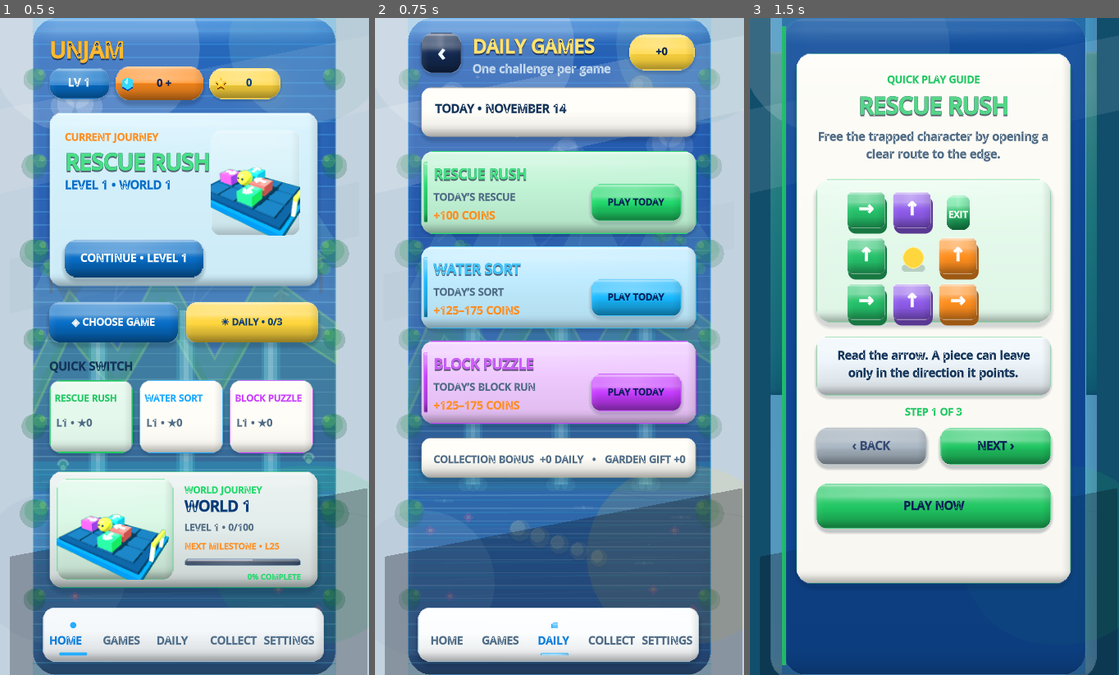
Above: before the commit, frames 1-3 (left to right).
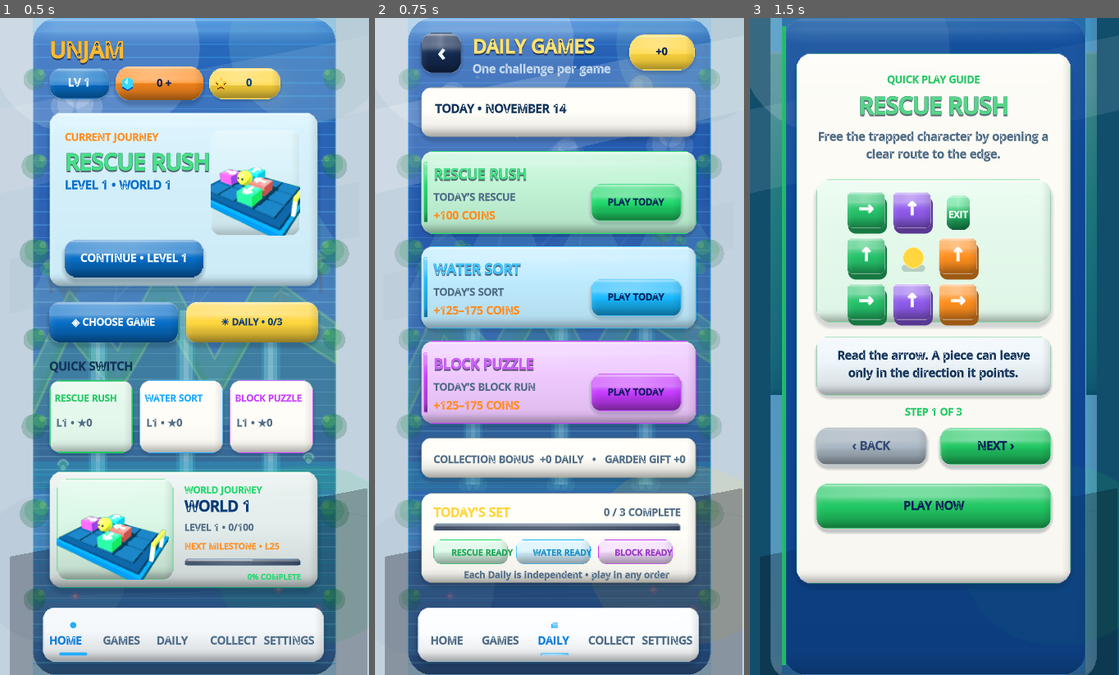
Above: after the commit, the same moments.

Repository: eghosa001/unjam
Game: Godot game, scene res://scenes/Main.tscn
The game is run twice, just before and just after one commit, with the same random seed, the same clock (stepped at 60 frames per second) and the same inputs.
Inputs:
- Up to frame 1 (0.5 s): no input
- Up to frame 2 (0.75 s): click "☀ DAILY • 0/3" at 0.5 s
- Up to frame 3 (1.5 s): click "PLAY TODAY" at 1.25 s

Frame 1 is identical in both runs. In frame 2, 10% of the frame differs, in the area x 12-88%, y 72-86%; in frame 3, nothing differs.

Commit message:
Use Daily dead space for independent progress panel

Diff:
--- a/scripts/ui/premium_main_casual.gd
+++ b/scripts/ui/premium_main_casual.gd
@@ -467,7 +467,55 @@
 		12,
 		FIGMA_MUTED
 	)
+	_figma_daily_progress(canvas)
 	_figma_bottom_nav(canvas, "daily")
+
+func _figma_daily_progress(canvas: Control) -> void:
+	var done_count := 0
+	for game_id in MultiGameManager.GAME_IDS:
+		if _daily_done(game_id):
+			done_count += 1
+
+	_figma_card(canvas, "DailyProgress", Rect2(17,610,354,116), Color("#fffef8"), Color(1.0,0.847,0.55,0.32), 18)
+	_figma_text(canvas, "TODAY'S SET", Rect2(33,624,150,18), 15, FIGMA_GOLD)
+	var count := _figma_text(canvas, "%d / 3 COMPLETE" % done_count, Rect2(226,624,125,18), 12, FIGMA_MUTED, true)
+	count.horizontal_alignment = HORIZONTAL_ALIGNMENT_RIGHT
+
+	var progress := ProgressBar.new()
+	progress.name = "DailyProgressBar"
+	progress.show_percentage = false
+	progress.min_value = 0
+	progress.max_value = 3
+	progress.value = done_count
+	progress.add_theme_stylebox_override("background", FigmaReferenceCanvas.rounded_gradient3(Color("#132642"), Color("#091a34"), Color("#051126"), 6, Color(0.38,0.58,0.78,0.55), 1.0, 0.50))
+	progress.add_theme_stylebox_override("fill", FigmaReferenceCanvas.rounded_gradient3(FIGMA_GOLD.lightened(0.38), FIGMA_GOLD, FIGMA_ORANGE.darkened(0.10), 6, Color(FIGMA_GOLD.lightened(0.48),0.72), 1.0, 0.32))
+	FigmaReferenceCanvas.set_rect(progress, 33, 649, 318, 9)
+	canvas.add_child(progress)
+
+	var status_specs := [
+		["rescue_rush", "RESCUE", 33.0],
+		["water_sort", "WATER", 139.0],
+		["block_puzzle", "BLOCK", 245.0],
+	]
+	for spec in status_specs:
+		var game_id := String(spec[0])
+		var accent := Unjam3DTheme.game_accent(game_id)
+		var done := _daily_done(game_id)
+		var fill := accent.darkened(0.68) if _dark() else accent.lightened(0.82)
+		var border := accent.lightened(0.14 if _dark() else 0.02)
+		_figma_solid_card(canvas, "DailyProgress/%s" % game_id, Rect2(float(spec[2]),670,96,32), fill, border, 12, false)
+		var label := _figma_text(
+			canvas,
+			"%s %s" % [String(spec[1]), "✓" if done else "READY"],
+			Rect2(float(spec[2])+5,676,86,18),
+			10,
+			accent.lightened(0.25) if _dark() else accent.darkened(0.24),
+			true
+		)
+		label.horizontal_alignment = HORIZONTAL_ALIGNMENT_CENTER
+
+	var note := _figma_text(canvas, "Each Daily is independent • play in any order", Rect2(33,705,318,15), 11, FIGMA_MUTED, true)
+	note.horizontal_alignment = HORIZONTAL_ALIGNMENT_CENTER
 
 func _figma_today_label() -> String:
 	var d := Time.get_date_dict_from_system()
